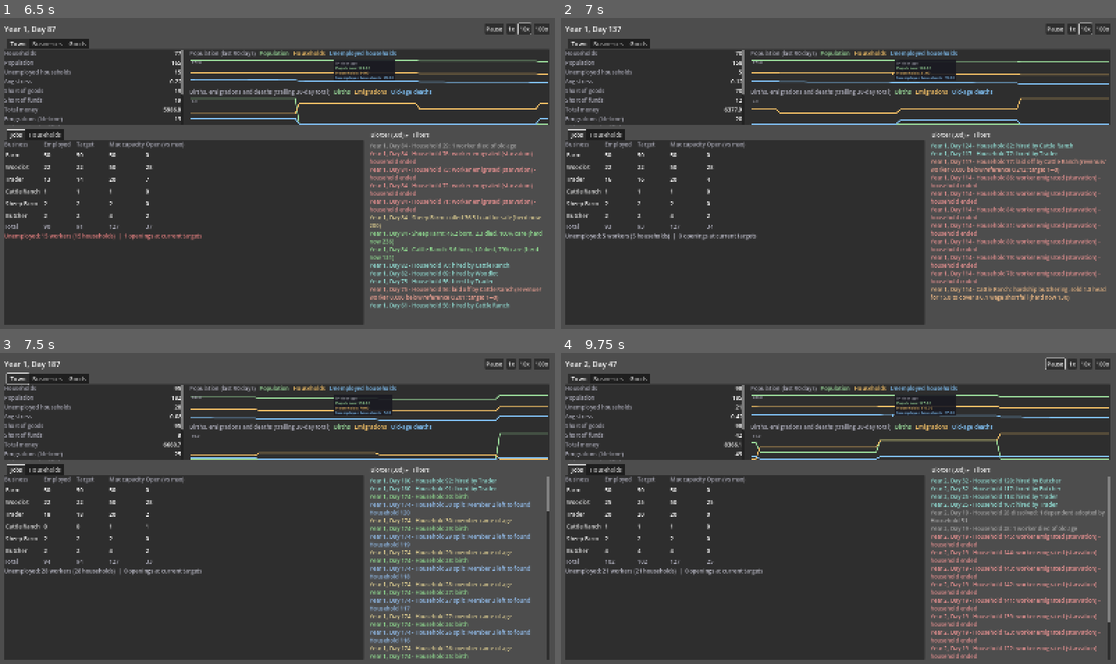
Above: before the commit, frames 1-4 (two rows, left to right).
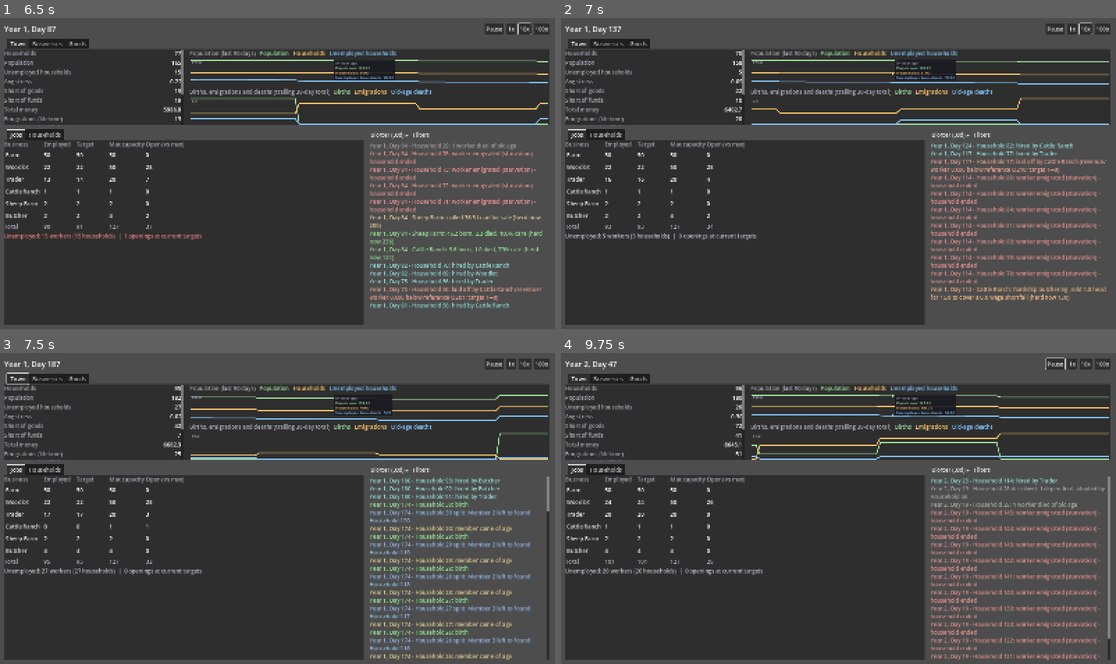
Above: after the commit, the same moments.

Repository: forsman5/sitka
Game: Godot game, scene res://scenes/sim/he_dashboard.tscn
Two runs of this game, one before a commit and one after it. Both use one fixed random seed, a clock stepped at 60 frames per second and the inputs below. This scene is started directly instead of the project's main scene.
Inputs (mouse positions are in pixels of both pictures, inside the frame that each line leads up to):
- Up to frame 1 (6.5 s): click "1x" at 0.5 s; click "10x" at 1.25 s; click "100x" at 2 s; tap Enter at 2.75 s; drag from (371, 73) to (333, 105) at 2.77 s; drag from (371, 111) to (249, 235) at 3.52 s; move the mouse to (333, 105) at 4.27 s; hold Right (ui_right) 4.28-5 s; hold Alt 4.28-5 s; drag from (249, 235) to (111, 126) at 5.02 s; move the mouse to (444, 220) at 5.77 s; hold Left (ui_left) from 5.78 s (still down); hold Shift from 5.78 s (still down)
- Up to frame 2 (7 s): release Left (ui_left) at 6.5 s; release Shift at 6.5 s; drag from (672, 126) to (755, 95) at 6.52 s
- Up to frame 3 (7.5 s): move the mouse to (305, 508) at 7.27 s; hold Down (ui_down) from 7.28 s (still down); hold E from 7.28 s (still down); click (305, 508) at 7.42 s
- Up to frame 4 (9.75 s): release Down (ui_down) at 8 s; release E at 8 s; drag from (755, 430) to (727, 524) at 8.02 s; move the mouse to (960, 492) at 8.77 s; hold Up (ui_up) 8.78-9.5 s; tap F at 8.85 s; drag from (727, 524) to (810, 570) at 9.52 s

Frame 1 is identical in both runs. In frame 2, less than 0.1% of the frame differs, in the area x 30-84%, y 19-91%; in frame 3, 5.0%; in frame 4, 7.1%, in the area x 8-99%, y 10-99%.

Commit message:
Smooth meat demand with per-household price tastes
Meat sits near price parity with grain, so every household flipped satisfier
on the same day and demand alternated between everyone and no one. Each
household now judges a substitute's price a fixed +-35% differently.

Co-Authored-By: Claude Sonnet 5.5 <noreply@anthropic.com>

Diff:
--- a/scripts/sim/harness/run_household_economy.gd
+++ b/scripts/sim/harness/run_household_economy.gd
@@ -1068,6 +1068,17 @@
 	_assert(produced.get("Meat", 0.0) > 0.0 and produced.get("Leather", 0.0) > 0.0, "The Butcher should have made both meat and leather")
 	_assert(butchered > exported_raw, "Most of the cull should go to the Butcher rather than leave raw (%.0f butchered vs %.0f exported)" % [butchered, exported_raw])
 	_assert(consumed.get("Meat", 0.0) > 0.0, "Households should have eaten some of the meat")
+	# Meat sits near price parity with grain. Households judge that price a
+	# little differently, so demand shifts gradually across it; if they all
+	# agreed, every household would flip together each time the price crossed
+	# parity and demand would alternate between everyone and no one.
+	var demanded: Array = sim.get_market_report(sim.get_settlement_ids()[0], Commodity.Type.MEAT)["demanded_history"]
+	var zero_demand_days := 0
+	for v in demanded:
+		if v <= 0.0001:
+			zero_demand_days += 1
+	print("  meat demand: %d zero-demand days in the last %d" % [zero_demand_days, demanded.size()])
+	_assert(zero_demand_days <= 5, "Meat demand should not swing to zero as households all flip satisfier together: %d zero days of %d" % [zero_demand_days, demanded.size()])
 	_assert(worst_stock_gap < EPSILON, "Goods did not reconcile with a Butcher present, worst gap %.4f" % worst_stock_gap)
 	_assert(worst_money_gap < EPSILON, "Money did not reconcile with a Butcher present, worst gap %.4f" % worst_money_gap)
 	_check_demographic_invariants(sim)
--- a/scripts/sim/household_economy/he_simulation.gd
+++ b/scripts/sim/household_economy/he_simulation.gd
@@ -1386,10 +1386,26 @@
 	var trader := _settlement_trader(settlement_id)
 	return trader != null and trader.stock(satisfier) > 0.0001
 
+## How far a household's own judgement of a non-baseline satisfier's price may
+## sit from the posted one, as a fraction (+-35%). Households never all agree
+## that meat has just become cheaper than grain: without this, every
+## household switches on the same day the price crosses parity, and demand for
+## the substitute swings from everyone to no one as the price drifts back and
+## forth over it. With it, demand shifts gradually across the range.
+const HOUSEHOLD_TASTE_SPREAD := 0.35
+
+## A household's fixed, deterministic taste in [-1, 1) -- derived from its id
+## rather than drawn from the sim's RNG, so it neither perturbs other random
+## draws nor changes between runs.
+func _household_taste(h: HEHousehold) -> float:
+	return float((h.id * 2654435761) % 1000) / 500.0 - 1.0
+
 ## The satisfier with the lowest posted price per need-unit among those in
 ## supply. Ties, and the no-alternative case, fall back to the baseline. This
-## is the single seam for how households choose between substitutes.
-func _preferred_satisfier(settlement_id: int, need: HENeed) -> Commodity.Type:
+## is the single seam for how households choose between substitutes. `taste`
+## scales every non-baseline satisfier's price (a household that finds meat
+## dearer than posted passes a positive one); 0 compares posted prices as is.
+func _preferred_satisfier(settlement_id: int, need: HENeed, taste: float = 0.0) -> Commodity.Type:
 	var best := need.baseline
 	if need.unit_values.size() == 1:
 		return best
@@ -1398,7 +1414,7 @@
 	for c in need.satisfiers():
 		if c == need.baseline or not _satisfier_has_supply(settlement_id, need, c):
 			continue
-		var cost: float = local_market.price[c] / need.value_of(c)
+		var cost: float = local_market.price[c] / need.value_of(c) * (1.0 + taste)
 		if cost < best_cost - 0.0001:
 			best = c
 			best_cost = cost
@@ -1410,7 +1426,7 @@
 ## household stocked with one source doesn't also stock another on top.
 func _desired_purchase(h: HEHousehold, commodity: Commodity.Type) -> float:
 	var need := HENeeds.for_commodity(commodity)
-	if need == null or _preferred_satisfier(h.settlement_id, need) != commodity:
+	if need == null or _preferred_satisfier(h.settlement_id, need, _household_taste(h) * HOUSEHOLD_TASTE_SPREAD) != commodity:
 		return 0.0
 	var target := float(h.headcount()) * need.per_person_daily * TARGET_BUFFER_DAYS
 	return maxf(0.0, target - need.held(h)) / need.value_of(commodity)
@@ -2825,11 +2841,14 @@
 ## households will ever draw.
 func _settlement_daily_demand(settlement_id: int, commodity: Commodity.Type) -> float:
 	var need := HENeeds.for_commodity(commodity)
-	if need != null and commodity != need.baseline and _preferred_satisfier(settlement_id, need) != commodity:
-		return 0.0
+	var is_substitute: bool = need != null and commodity != need.baseline
 	var total := 0.0
 	for household_id in (settlements[settlement_id] as HESettlement).household_ids:
-		total += _daily_need(households[household_id] as HEHousehold, commodity)
+		var h: HEHousehold = households[household_id]
+		# Only households that would actually buy a substitute count toward it.
+		if is_substitute and _preferred_satisfier(settlement_id, need, _household_taste(h) * HOUSEHOLD_TASTE_SPREAD) != commodity:
+			continue
+		total += _daily_need(h, commodity)
 	return total
 
 func _business_employed_worker_count(business_id: int) -> int:
